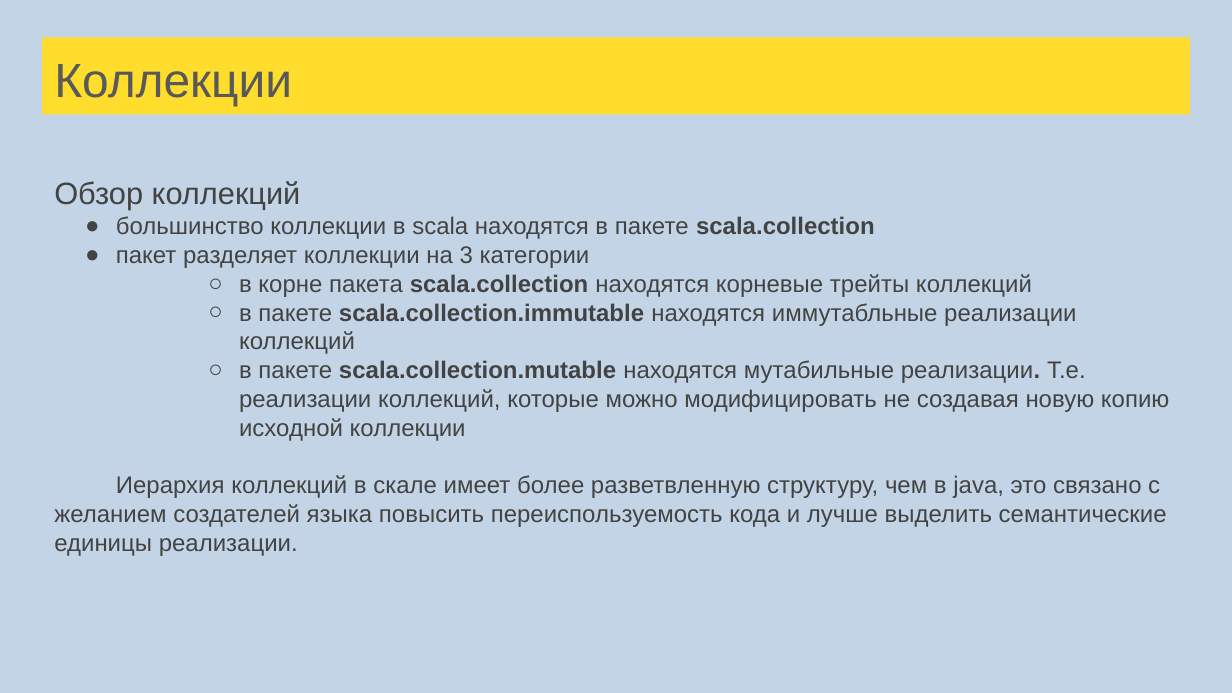
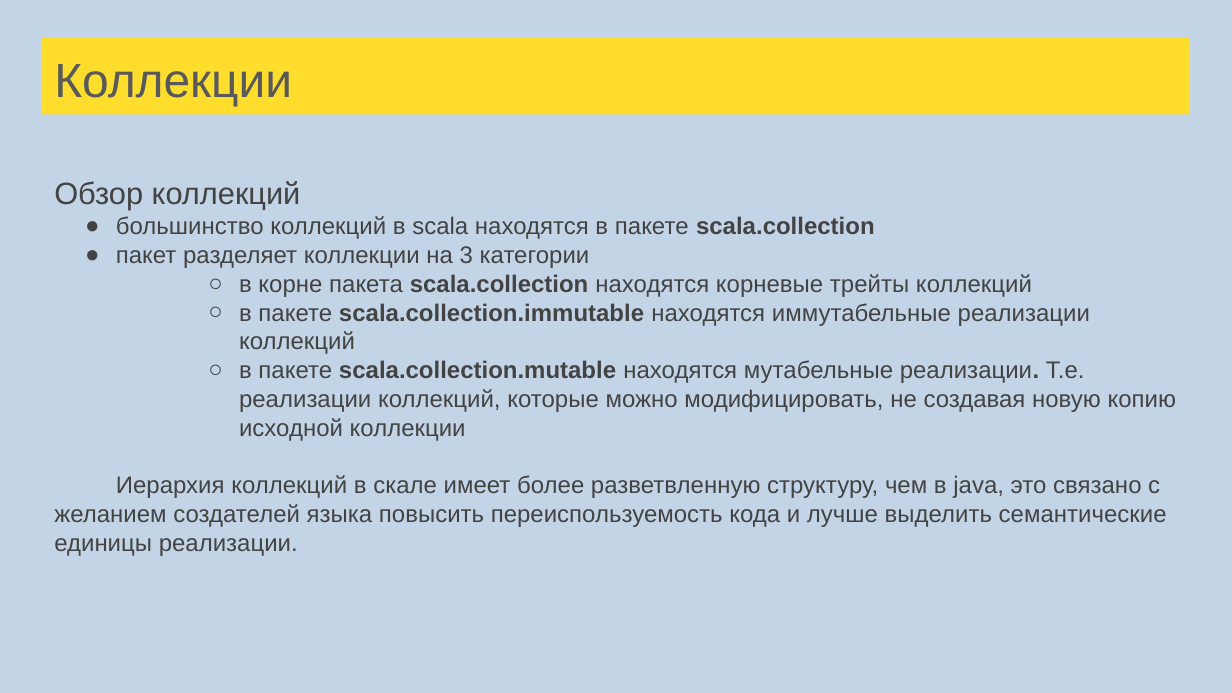
Before and after one commit to sergeypopov83/scala-school, a slide deck: slide 51 of src/main/resources/Лекции Scala для FinTech.pptx (slide 50 before the commit). Drawn at 1232x693 pixels with LibreOffice and Linux fonts; fonts in the diff are those of the drawing. Boxes give left, top, right and bottom in pixels: in the first picture for what was removed or moved away, otherwise in the second. Text is boxed around its words. In the diff, an @@ line names an element or a change of style, - is before the commit and + after.

```diff
--- a/src/main/resources/Лекции Scala для FinTech.pptx
+++ b/src/main/resources/Лекции Scala для FinTech.pptx
@@ text at box(116, 216, 875, 239): text changed @@
-● большинство коллекции в scala находятся в пакете scala.collection
+● большинство коллекций в scala находятся в пакете scala.collection
@@ text at box(239, 303, 1176, 441): text changed @@
-  ○ в пакете scala.collection.immutable находятся иммутабльные реализации коллекций
-  ○ в пакете scala.collection.mutable находятся мутабильные реализации. Т.е. реализации коллекций, которые можно модифицировать не создавая новую копию исходной коллекции
+  ○ в пакете scala.collection.immutable находятся иммутабельные реализации коллекций
+  ○ в пакете scala.collection.mutable находятся мутабельные реализации. Т.е. реализации коллекций, которые можно модифицировать, не создавая новую копию исходной коллекции
```
Also in this commit, not shown: 46 other slides changed, 5 slides added, 3 other files.
